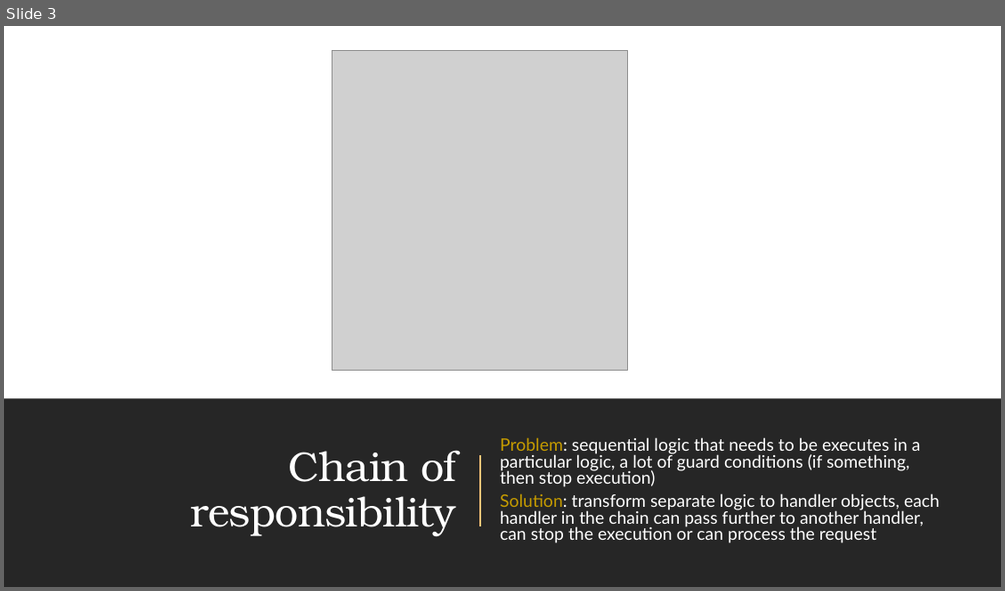
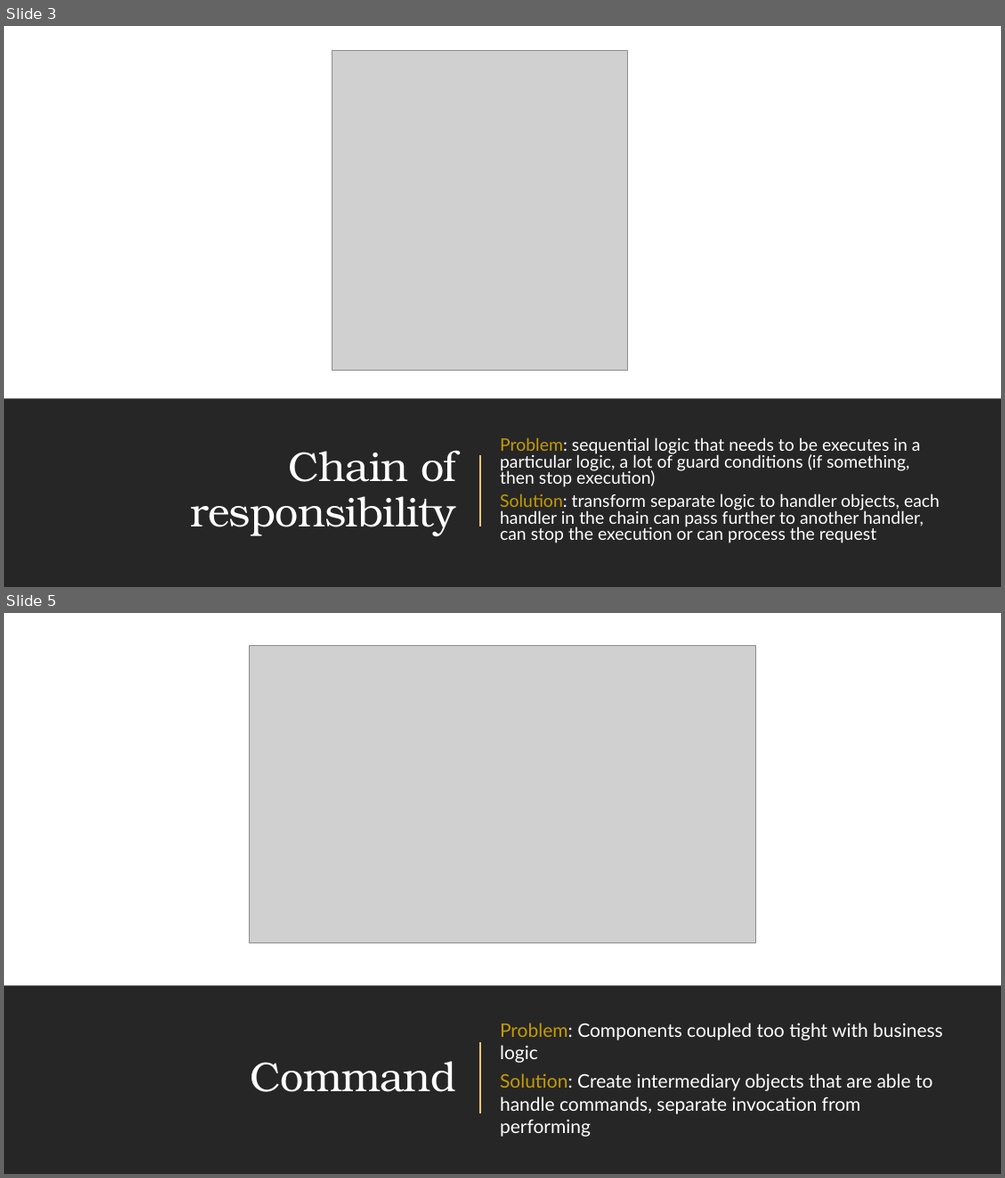
Before and after one commit to amturian/design-patterns, a slide deck: PPT Presentations/DesignPatterns-BehavioralPatterns.pptx. Shown one above the other, each under a label of ours: slide 3 before the commit, slides 3 and 5 after it; the slides between them are not shown. The pictures are 1005x591 and 1005x1178 pixels, drawn with LibreOffice and Linux fonts; fonts in the diff are those of the drawing; grey boxes stand for pictures. Boxes give left, top, right and bottom in pixels: in the first picture for what was removed or moved away, otherwise in the second. Text is boxed around its words. In the diff, an @@ line names an element or a change of style, - is before the commit and + after.

Commit message:
add slides for command, mediator, iterator

```diff
--- a/PPT Presentations/DesignPatterns-BehavioralPatterns.pptx
+++ b/PPT Presentations/DesignPatterns-BehavioralPatterns.pptx
@@ slide 5 added at (4, 613, 1001, 1174), background #FFFFFF; not listed: 1 template element that a slide beside it also shows @@
@@ rectangle added at (4, 613, 1001, 1174), fill #FFFFFF @@
@@ picture added at (250, 646, 755, 943) @@
@@ rectangle added at (4, 985, 1001, 1174), fill #262626 @@
@@ text added at (500, 1022, 943, 1136), 18 pt, text #FFFFFF @@
+Problem: Components coupled too tight with business logic
+Solution: Create intermediary objects that are able to handle commands, separate invocation from performing
@@ title added at (251, 1061, 456, 1092), 40 pt, text #FFFFFF @@
+Command
@@ line added from (480, 1042) to (480, 1113), #FFC578 1.5 pt @@
@@ rectangle added at (4, 1136, 1001, 1174), fill #262626 @@
```
Also in this commit, not shown: 2 slides changed, 3 other slides added.
